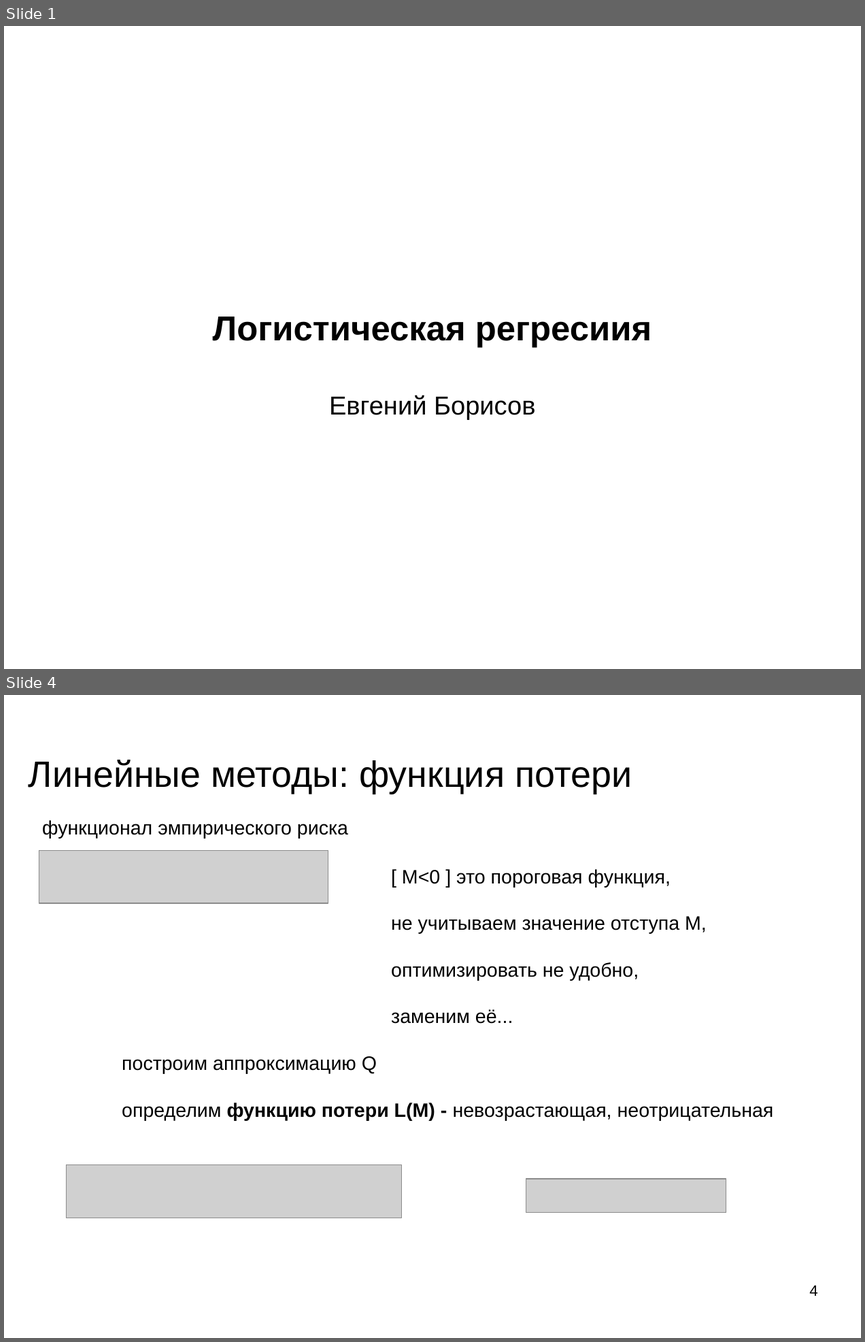
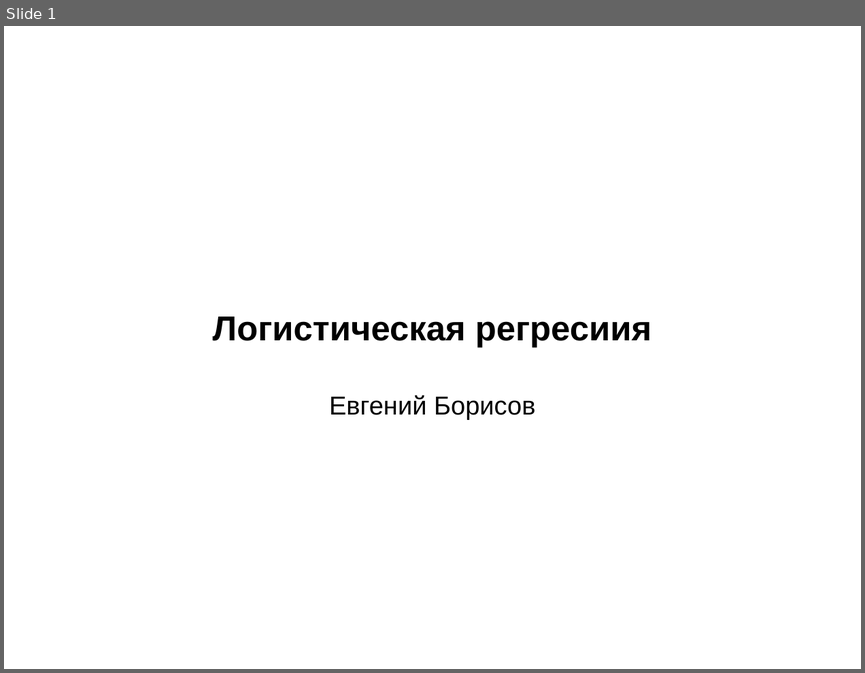
Before and after one commit to mechanoid5/ml_lectorium_legacy, a slide deck: 17-regression-logistic.odp. Shown one above the other, each under a label of ours: slides 1 and 4 before the commit, slide 1 after it; the slides between them are not shown. The pictures are 865x1342 and 865x673 pixels, drawn with LibreOffice and Linux fonts; fonts in the diff are those of the drawing; grey boxes stand for pictures; background and template pictures are left out. Boxes give left, top, right and bottom in pixels: in the first picture for what was removed or moved away, otherwise in the second. Text is boxed around its words. In the diff, an @@ line names an element or a change of style, - is before the commit and + after.

```diff
--- a/17-regression-logistic.odp
+++ b/17-regression-logistic.odp
@@ slide 4 removed at [4,695,861,1338], background picture (left out) @@
@@ title removed at [28,760,632,794] @@
-Линейные методы: функция потери
@@ text removed at [42,820,348,838] @@
-функционал эмпирического риска
@@ picture removed at [39,851,329,903] @@
@@ text removed at [391,869,706,1023] @@
-[ M<0 ] это пороговая функция,
-не учитываем значение отступа M,
-оптимизировать не удобно,
-заменим её...
@@ text removed at [122,1056,774,1121] @@
-построим аппроксимацию Q
-определим функцию потери L(M) - невозрастающая, неотрицательная
@@ picture removed at [66,1165,402,1217] @@
@@ picture removed at [526,1178,726,1212] @@
@@ page number removed at [809,1285,817,1295] @@
-4
```
Also in this commit, not shown: 2 slides changed, 2 slides added, 4 other slides removed.
